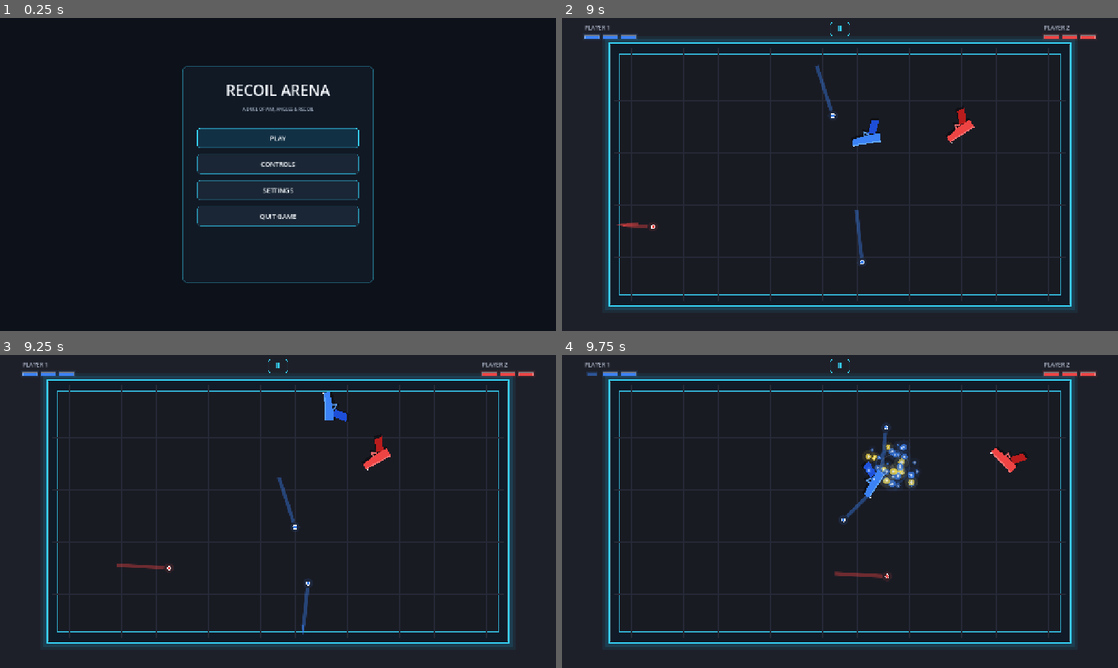
Above: before the commit, frames 1-4 (two rows, left to right).
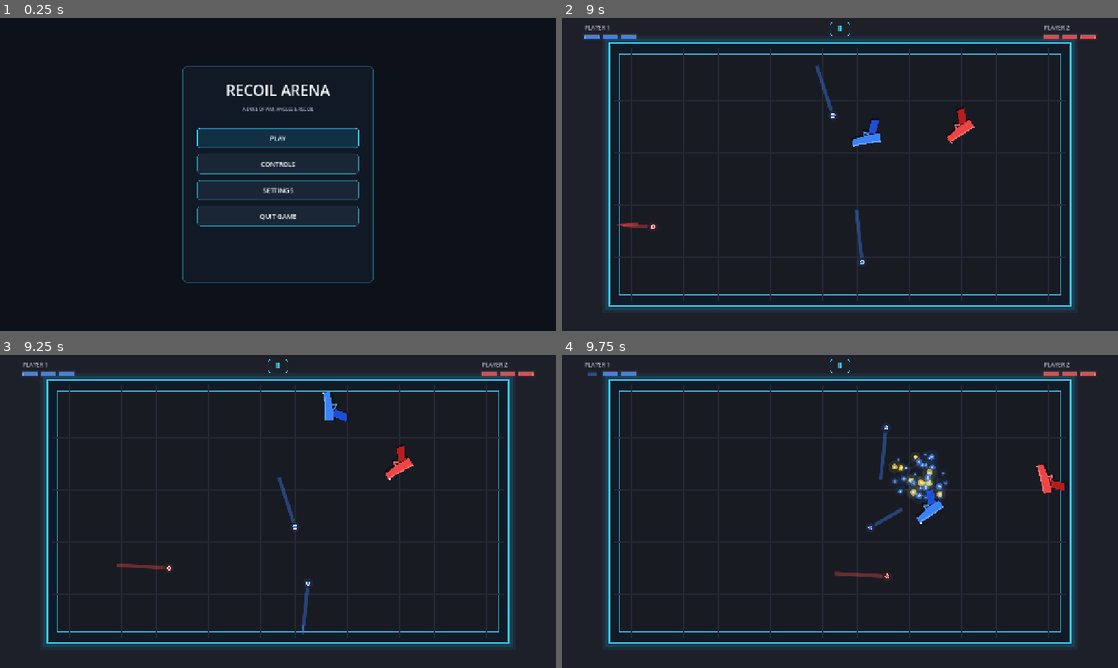
Above: after the commit, the same moments.

Repository: iamsaaddar/RecoilArena
Game: Godot game, scene res://scenes/main/Main.tscn
Same seed, same stepped clock (60 frames per second), same inputs: the game is played once before the commit and once after it.
Inputs (mouse positions are in pixels of both pictures, inside the frame that each line leads up to):
- Up to frame 1 (0.25 s): no input
- Up to frame 2 (9 s): click "PLAY" at 0.5 s; click "SINGLE PLAYER · VS CPU" at 1.25 s; click "Ⅱ" at 2 s; click "RESUME" at 2.75 s; move the mouse to (962, 158) at 3.52 s; tap A (player_1_shoot) every 1.5 s from 3.6 to 8.1 s; click (962, 158) at 3.67 s; drag from (728, 190) to (812, 237) at 4.27 s; move the mouse to (895, 105) at 5.02 s; drag from (812, 237) to (673, 127) at 5.77 s; move the mouse to (1006, 221) at 6.52 s; hold Left 6.53-7.25 s; drag from (673, 127) to (756, 96) at 7.27 s; move the mouse to (867, 174) at 8.02 s; hold Left 8.03-8.75 s; click (867, 174) at 8.17 s; drag from (756, 96) to (728, 190) at 8.77 s
- Up to frame 3 (9.25 s): no input
- Up to frame 4 (9.75 s): move the mouse to (962, 495) at 9.52 s; tap A (player_1_shoot) at 9.6 s

Frames 1-2 are identical in both runs. In frame 3, 0.4% of the frame differs, in the area x 65-75%, y 25-40%; in frame 4, 2.1%, in the area x 4-91%, y 5-57%.

Commit message:
Add projectile dodging to CPU opponents
Predict incoming bullet paths and apply a bounded lateral impulse, favoring directions that preserve arena space and distance from the opponent.

Diff:
--- a/scripts/ai/CPUController.gd
+++ b/scripts/ai/CPUController.gd
@@ -8,12 +8,18 @@
 @export_range(0.1, 5.0, 0.05) var maximum_fire_interval := 1.45
 @export_range(0.0, 25.0, 0.5) var aim_error_degrees := 7.0
 @export_range(1.0, 35.0, 0.5) var fire_alignment_tolerance := 13.0
+@export_range(0.1, 1.5, 0.05) var dodge_cooldown := 0.7
+@export_range(0.1, 1.0, 0.05) var dodge_prediction_time := 0.7
+@export_range(35.0, 120.0, 5.0) var dodge_detection_radius := 70.0
+@export_range(100.0, 600.0, 10.0) var dodge_impulse := 380.0
 
 var _cpu_gun: ArenaGun
 var _target_gun: ArenaGun
+var _projectile_container: Node2D
 var _rng := RandomNumberGenerator.new()
 var _reaction_timer := 0.0
 var _fire_timer := 0.0
+var _dodge_timer := 0.0
 var _controller_active := true
 
 
@@ -23,12 +29,14 @@
 
 
 ## Connect this controller to the red CPU gun and the human-controlled gun.
-func setup(cpu_gun: ArenaGun, target_gun: ArenaGun) -> void:
+func setup(cpu_gun: ArenaGun, target_gun: ArenaGun, projectile_container: Node2D) -> void:
 	_cpu_gun = cpu_gun
 	_target_gun = target_gun
+	_projectile_container = projectile_container
 	_controller_active = true
 	_reaction_timer = 0.0
 	_fire_timer = _get_next_fire_interval()
+	_dodge_timer = 0.0
 	if is_instance_valid(_cpu_gun) and is_instance_valid(_target_gun):
 		_cpu_gun.set_external_aim_target(_target_gun.global_position)
 
@@ -42,6 +50,10 @@
 		_controller_active = false
 		_cpu_gun.clear_external_aim_target()
 		return
+
+	_dodge_timer = maxf(0.0, _dodge_timer - delta)
+	if _dodge_timer <= 0.0:
+		_try_dodge_incoming_projectiles()
 
 	_reaction_timer -= delta
 	if _reaction_timer <= 0.0:
@@ -89,6 +101,61 @@
 	return angle_error <= deg_to_rad(fire_alignment_tolerance)
 
 
+## Predicts the closest approach of enemy projectiles and applies a short lateral
+## impulse when one is on course to hit the CPU gun.
+func _try_dodge_incoming_projectiles() -> void:
+	if not is_instance_valid(_projectile_container):
+		return
+
+	var best_time := dodge_prediction_time + 1.0
+	var best_dodge_direction := Vector2.ZERO
+	var cpu_velocity := _cpu_gun.get_ai_motion_velocity()
+	for projectile in _projectile_container.get_children():
+		if not projectile is ArenaBullet:
+			continue
+		var bullet := projectile as ArenaBullet
+		if bullet.is_queued_for_deletion() or bullet.shooter == _cpu_gun or bullet.velocity.is_zero_approx():
+			continue
+
+		# Relative motion accounts for the CPU gun already drifting from recoil.
+		var relative_position := bullet.global_position - _cpu_gun.global_position
+		var relative_velocity := bullet.velocity - cpu_velocity
+		var velocity_squared := relative_velocity.length_squared()
+		if velocity_squared < 1.0:
+			continue
+		var impact_time := -relative_position.dot(relative_velocity) / velocity_squared
+		if impact_time <= 0.02 or impact_time > dodge_prediction_time or impact_time >= best_time:
+			continue
+
+		var closest_offset := relative_position + relative_velocity * impact_time
+		if closest_offset.length() > dodge_detection_radius:
+			continue
+
+		var lateral_direction := relative_velocity.normalized().orthogonal()
+		best_dodge_direction = _choose_safer_dodge_direction(lateral_direction)
+		best_time = impact_time
+
+	if not best_dodge_direction.is_zero_approx():
+		_cpu_gun.apply_ai_dodge_impulse(best_dodge_direction, dodge_impulse)
+		_dodge_timer = dodge_cooldown
+
+
+func _choose_safer_dodge_direction(direction: Vector2) -> Vector2:
+	var positive_score := _score_dodge_direction(direction)
+	var negative_score := _score_dodge_direction(-direction)
+	return direction if positive_score >= negative_score else -direction
+
+
+func _score_dodge_direction(direction: Vector2) -> float:
+	var predicted_position := _cpu_gun.global_position + direction * 115.0
+	var arena_margin := minf(
+		minf(predicted_position.x - 164.0, 1116.0 - predicted_position.x),
+		minf(predicted_position.y - 114.0, 606.0 - predicted_position.y)
+	)
+	var opponent_distance := predicted_position.distance_to(_target_gun.global_position)
+	return arena_margin + minf(opponent_distance, 300.0) * 0.2
+
+
 ## Stop AI commands without destroying the controller node.
 func set_controller_active(active: bool) -> void:
 	_controller_active = active
@@ -101,5 +168,6 @@
 	_controller_active = true
 	_reaction_timer = 0.0
 	_fire_timer = _get_next_fire_interval()
+	_dodge_timer = 0.0
 	if _has_valid_opponents():
 		_cpu_gun.set_external_aim_target(_target_gun.global_position)
--- a/scripts/player/Gun.gd
+++ b/scripts/player/Gun.gd
@@ -183,6 +183,19 @@
 	_has_external_aim_target = false
 
 
+## Expose current recoil-driven movement to the CPU's projectile prediction.
+func get_ai_motion_velocity() -> Vector2:
+	return _velocity
+
+
+## Apply a bounded lateral impulse without bypassing the gun's existing physics.
+func apply_ai_dodge_impulse(direction: Vector2, impulse_strength: float) -> void:
+	if is_eliminated or _round_locked or direction.is_zero_approx():
+		return
+	_velocity += direction.normalized() * impulse_strength
+	_velocity = _velocity.limit_length(560.0)
+
+
 func receive_hit(impact_direction: Vector2) -> void:
 	if is_eliminated:
 		return
--- a/scripts/systems/Arena.gd
+++ b/scripts/systems/Arena.gd
@@ -160,7 +160,7 @@
 	_cpu_controller = CPU_CONTROLLER_SCRIPT.new() as CPUController
 	_cpu_controller.name = "CPUController"
 	add_child(_cpu_controller)
-	_cpu_controller.setup(cpu_gun, human_gun)
+	_cpu_controller.setup(cpu_gun, human_gun, _projectiles)
 
 
 func _get_gun_by_player_id(player_id: int) -> ArenaGun:
